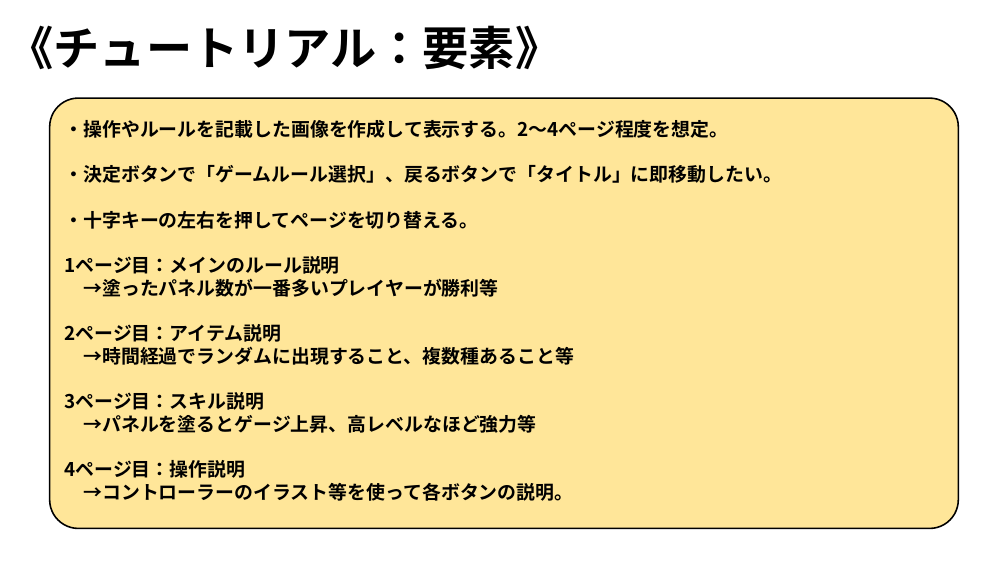
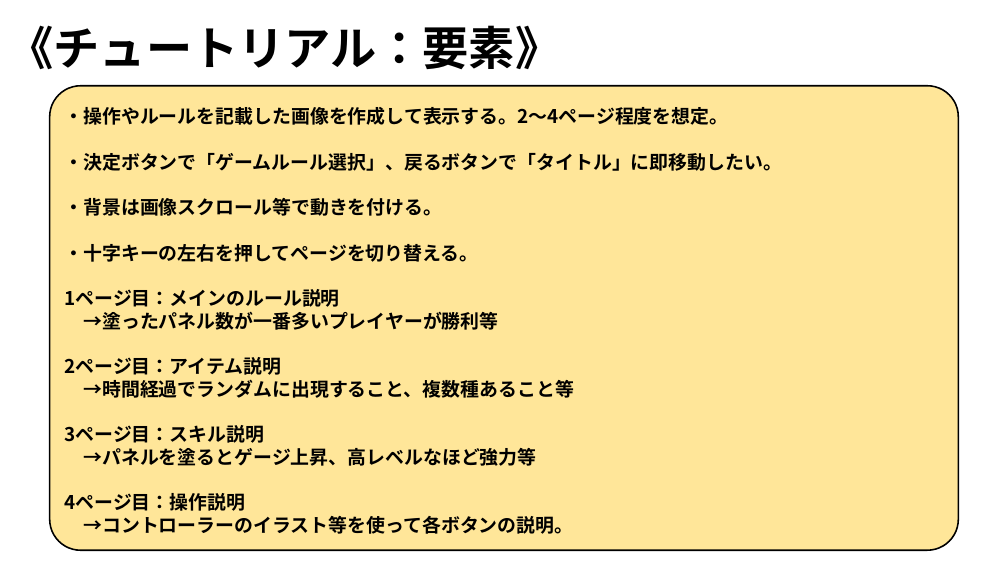
Before and after one commit to ARITA-MEIGEN/C-Team001, a slide deck: slide 7 of data/GS3_チーム2_仕様書.pptx. Drawn at 1008x567 pixels with LibreOffice and Linux fonts; fonts in the diff are those of the drawing; background and template pictures are left out. Boxes give left, top, right and bottom in pixels: in the first picture for what was removed or moved away, otherwise in the second. Text is boxed around its words. In the diff, an @@ line names an element or a change of style, - is before the commit and + after.

Commit message:
ゲームルール選択等のモード中の動きについて編集、世界観まとめパワポを追加。

```diff
--- a/data/GS3_チーム2_仕様書.pptx
+++ b/data/GS3_チーム2_仕様書.pptx
@@ rounded rectangle: place and size @@
-rounded rectangle at (50,98,959,529)
+rounded rectangle at (50,85,959,550)
@@ text "・操作やルールを記載した画像を作成して表示する。2～4ページ程度を想定。": place and size @@
-text "・操作やルールを記載した画像を作成して表示する。2～4ページ程度を想定。" at (64,120,782,501)
+text "・操作やルールを記載した画像を作成して表示する。2～4ページ程度を想定。" at (64,107,782,534)
@@ text at (64,198,442,216): paragraph added @@
+・背景は画像スクロール等で動きを付ける。
```
Also in this commit, not shown: 4 other slides changed, 1 other file.
